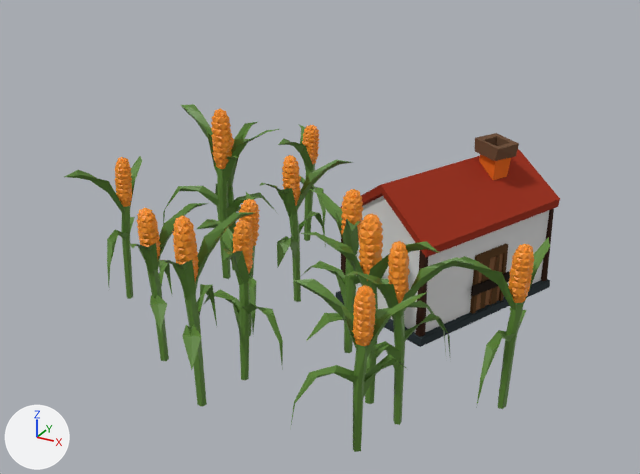
One commit to the Blender file Assets/Models/farm.blend: the scene before it, then after it.
Rendered twice from a 50 mm camera at (1.263, -2.262, 1.412) aimed at (0.073, -0.1, 0.331). Lighting does not change. The marker at lower left points along +X, +Y and +Z.
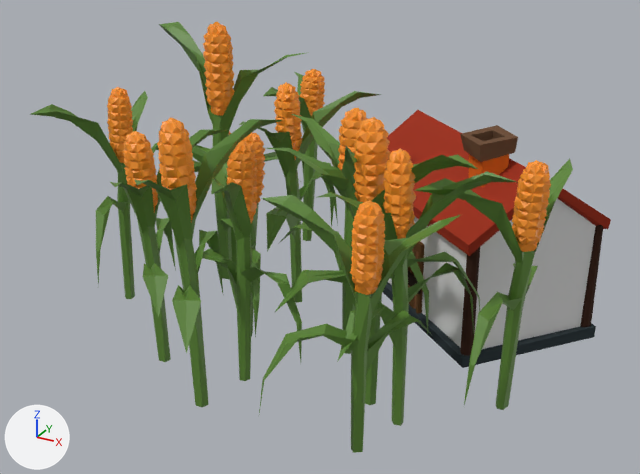
What differs and where, as boxes [x1, y1, x2, y2] in the pictures (640 x 474 px):
'Cube', moved, turned, rescaled: before [336, 133, 560, 347]; after [383, 110, 611, 368]
'Cylinder.007', rescaled (48% wider, 49% taller): before [290, 279, 427, 452]; after [259, 195, 462, 453]
'Cylinder.006', rescaled (53% wider, 48% taller): before [159, 212, 256, 407]; after [134, 117, 283, 407]
'Cylinder.011', rescaled: before [455, 238, 550, 409]; after [414, 159, 573, 410]
'Cylinder.010', rescaled (55% wider, 51% taller): before [345, 241, 474, 425]; after [316, 148, 516, 426]
'Cylinder.008', rescaled (46% wider, 51% taller): before [300, 213, 446, 404]; after [266, 117, 480, 405]
'Cylinder.001', rescaled: before [163, 104, 279, 279]; after [151, 22, 309, 279]
'Cylinder.005', rescaled: before [203, 219, 283, 380]; after [196, 141, 302, 381]
'Cylinder', rescaled (51% wider, 50% taller): before [260, 155, 353, 302]; after [239, 82, 380, 303]
'Cylinder.002', rescaled (51% wider, 48% taller): before [64, 156, 142, 299]; after [30, 87, 148, 299]
'Cylinder.004', rescaled (51% wider, 47% taller): before [129, 203, 208, 361]; after [110, 129, 230, 362]
'Cylinder.009', rescaled: before [300, 189, 389, 353]; after [280, 108, 429, 354]
'Cylinder.013', rescaled (47% wider, 47% taller): before [278, 124, 326, 241]; after [263, 69, 334, 241]
'Cylinder.003', rescaled: before [197, 192, 260, 336]; after [193, 133, 265, 338]

The change in detail:
Object 'Cylinder' (ob_cylinder) is rescaled from (0.103, 0.0926, 0.0963) to (0.149, 0.134, 0.14).
Object 'Cube' (ob_cube) moves from (0.32, 0.343, 0.0) to (0.394, 0.343, 0.0).
Object 'Cube' (ob_cube) turns from (0, 0, -112) to (0, 0, -218) degrees about x, y and z.
Object 'Cube' (ob_cube) is rescaled from (0.236, 0.236, 0.236) to (0.28, 0.28, 0.28).
Object 'Cylinder.001' (ob_cylinder_001) is rescaled from (0.0998, 0.115, 0.117) to (0.145, 0.167, 0.169).
Object 'Cylinder.002' (ob_cylinder_002) is rescaled from (0.0948, 0.087, 0.094) to (0.137, 0.126, 0.136).
Object 'Cylinder.003' (ob_cylinder_003) is rescaled from (0.102, 0.0964, 0.0852) to (0.148, 0.14, 0.123).
Object 'Cylinder.004' (ob_cylinder_004) is rescaled from (0.103, 0.09, 0.0917) to (0.149, 0.13, 0.133).
Object 'Cylinder.005' (ob_cylinder_005) is rescaled from (0.0943, 0.0866, 0.0916) to (0.137, 0.125, 0.133).
Object 'Cylinder.006' (ob_cylinder_006) is rescaled from (0.102, 0.0962, 0.105) to (0.148, 0.139, 0.152).
Object 'Cylinder.007' (ob_cylinder_007) is rescaled from (0.091, 0.0889, 0.0888) to (0.132, 0.129, 0.129).
Object 'Cylinder.008' (ob_cylinder_008) is rescaled from (0.104, 0.103, 0.104) to (0.151, 0.149, 0.15).
Object 'Cylinder.009' (ob_cylinder_009) is rescaled from (0.103, 0.104, 0.0973) to (0.149, 0.15, 0.141).
Object 'Cylinder.010' (ob_cylinder_010) is rescaled from (0.102, 0.0866, 0.0977) to (0.147, 0.126, 0.142).
Object 'Cylinder.011' (ob_cylinder_011) is rescaled from (0.0895, 0.102, 0.0919) to (0.13, 0.147, 0.133).
Object 'Cylinder.013' (ob_cylinder_013) is rescaled from (0.107, 0.0869, 0.0866) to (0.155, 0.126, 0.125).
